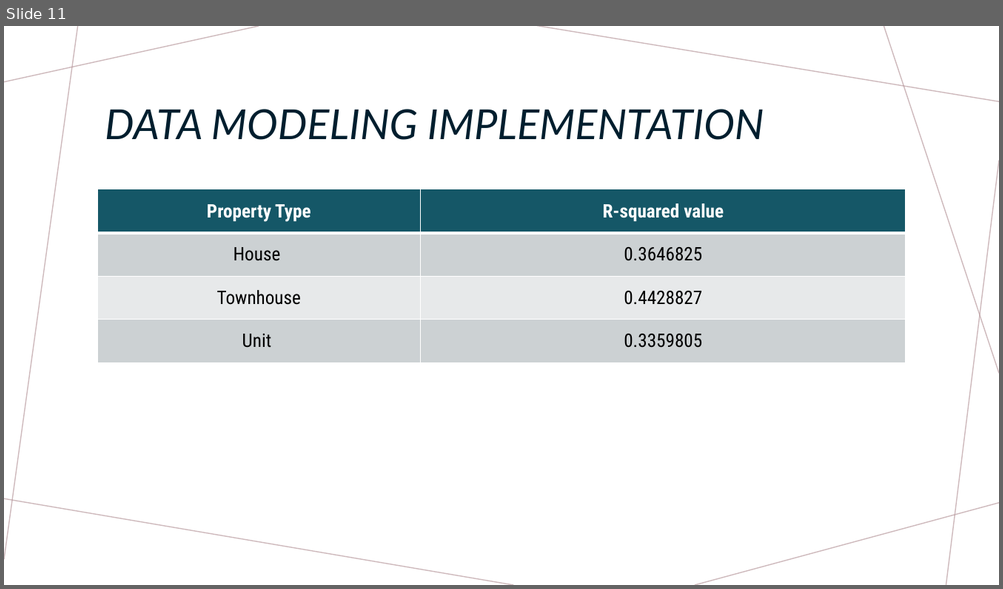
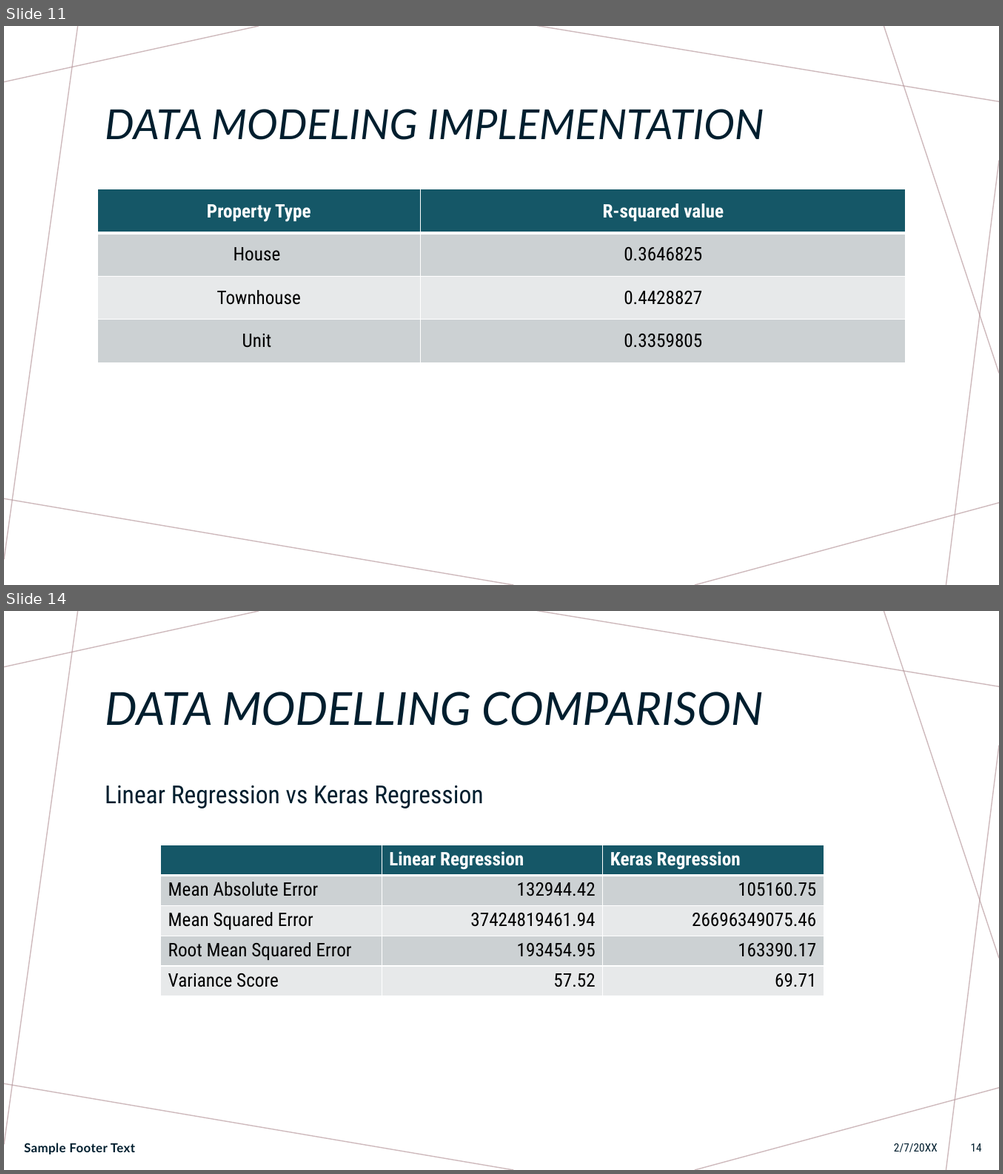
Before and after one commit to Anguyensfg/project-4, a slide deck: Project 4.pptx. Shown one above the other, each under a label of ours: slide 11 before the commit, slides 11 and 14 after it; the slides between them are not shown. The pictures are 1003x589 and 1003x1174 pixels, drawn with LibreOffice and Linux fonts; fonts in the diff are those of the drawing. Boxes give left, top, right and bottom in pixels: in the first picture for what was removed or moved away, otherwise in the second. Text is boxed around its words. In the diff, an @@ line names an element or a change of style, - is before the commit and + after.

Commit message:
Upload deep learning model

```diff
--- a/Project 4.pptx
+++ b/Project 4.pptx
@@ slide 14 added at (4,611,999,1170), background #FFFFFF; not listed: 7 template elements that a slide beside it also shows @@
@@ title added at (105,692,763,726), 44 pt, text #001E2E, italic @@
+DATA MODELLING COMPARISON
@@ text added at (105,785,483,809), 24 pt, text #001E2E @@
+Linear Regression vs Keras Regression
@@ table added at (161,846,823,997), 5 rows, 3 columns @@
+ | Linear Regression | Keras Regression
+Mean Absolute Error | 132944.42 | 105160.75
+Mean Squared Error | 37424819461.94 | 26696349075.46
+Root Mean Squared Error | 193454.95 | 163390.17
+Variance Score | 57.52 | 69.71
@@ text added at (24,1143,135,1155), 12 pt, text #001E2E, bold @@
+Sample Footer Text
@@ text added at (893,1144,937,1153), 11 pt, text #001E2E @@
+2/7/20XX
@@ page number added at (970,1144,982,1152), 11 pt, text #001E2E @@
+14
```
Also in this commit, not shown: 4 other slides added, 2 other files.
